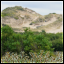
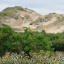
Comparing the layer stacks of the two 64 x 64 images. Changes:
removed layer "overlay" (was overlay, 49%) over [1, 1, 63, 63]
removed layer "edge" over [0, 0, 64, 64]
